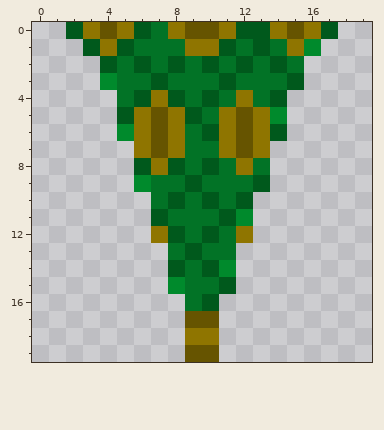
Pixel-art sprite -- sprites/Snake_Tail.png. Above, as it was before the edit.
The file is 20x20 pixels.
Now the later version:
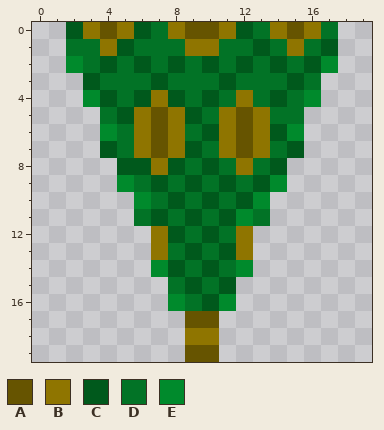
Palette (. is transparent): A #665400  B #8f7500  C #00591c  D #027326  E #008a2c
From old to new:
The author put colour B in row 13 at x 7 and 12.
The author put colour C in row 1 at x 17; in row 2 at x 16; in row 3 at x 3; in row 4 at x 4; in row 7 at x 4 and 15; in row 8 at x 5 and 14.
Colour D becomes colour C in row 7 at x 9; in row 9 at x 7 and 11; in row 11 at x 9; in row 13 at x 11; in row 15 at x 9.
The author put colour D in row 1 at x 2; in row 2 at x 3; in row 3 at x 16; in row 4 at x 15; in row 5 at x 4 and 15; in row 7 at x 5 and 14.
The author put colour D in row 11 at x 6 and 13.
Colour C becomes colour D in row 0 at x 13 and 17; in row 1 at x 3 and 11.
Colour E becomes colour D in row 1 at x 16; in row 3 at x 4; in row 5 at x 14; in row 6 at x 5; in row 9 at x 6; in row 14 at x 11.
Colour E becomes colour D in row 15 at x 8.
The author put colour E in row 2 at x 2 and 17; in row 4 at x 3 and 16; in row 6 at x 4 and 15; in row 9 at x 5 and 14; in row 10 at x 6 and 13; in row 14 at x 7 and 12.
The author put colour E in row 16 at x 8 and 11.
